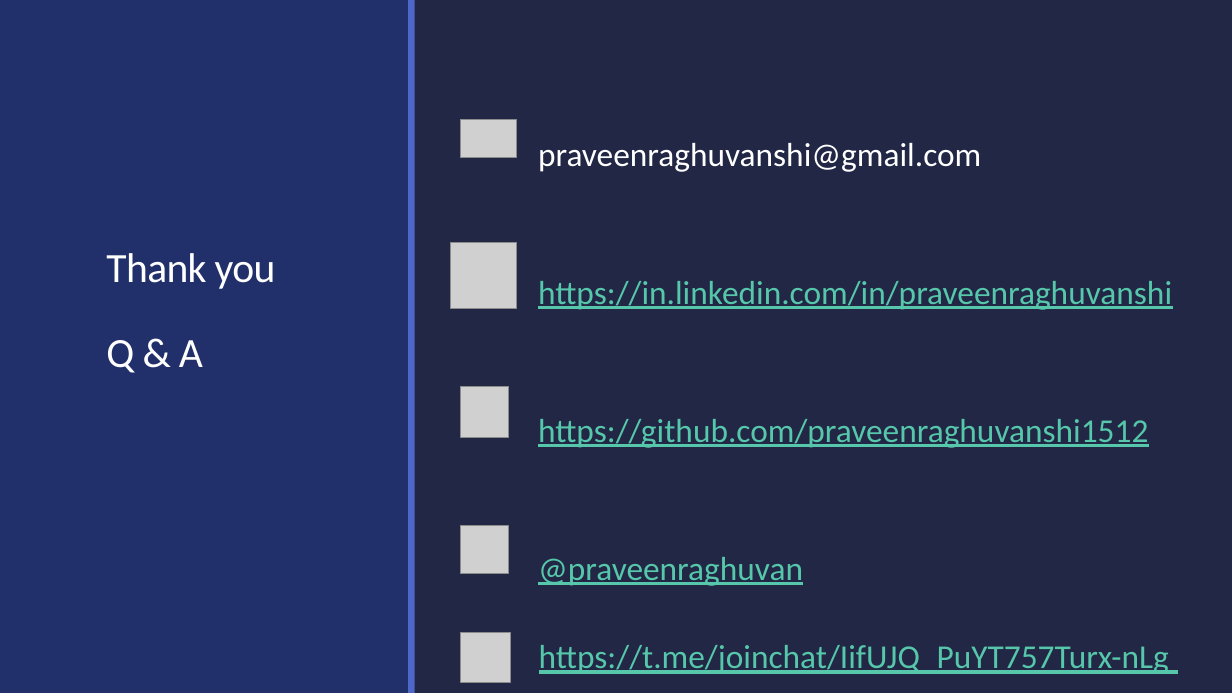
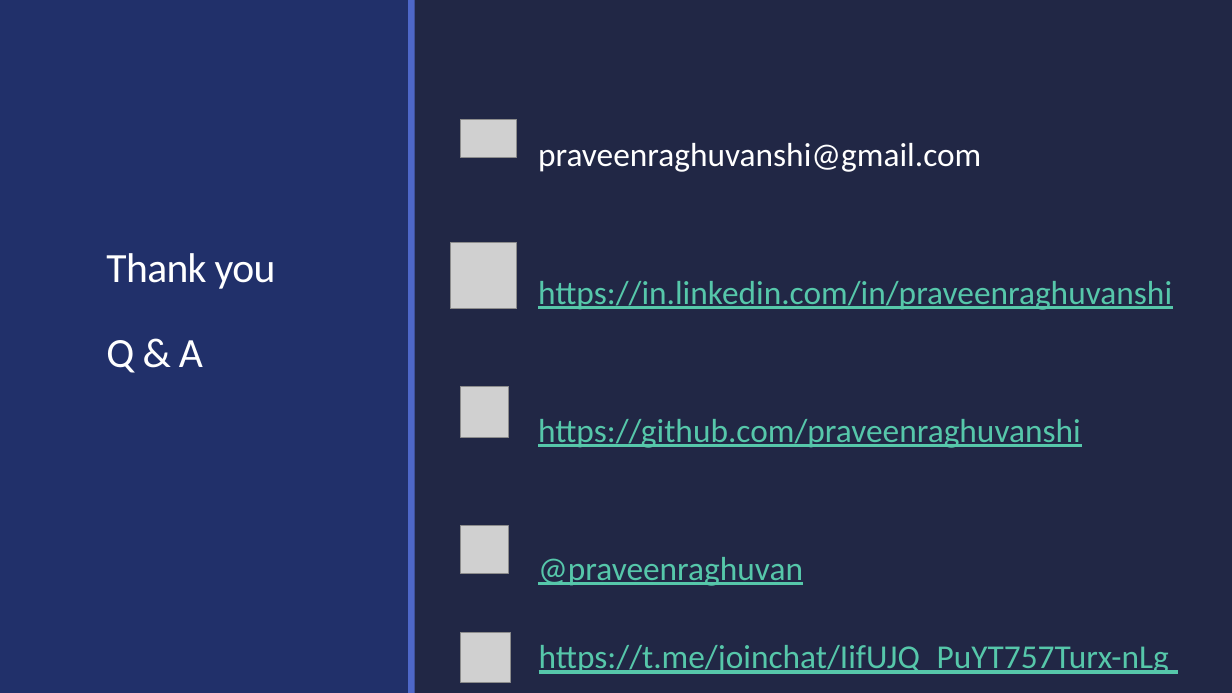
Before and after one commit to praveenraghuvanshi/tech-sessions, a slide deck: slide 19 of 31052020-virtualmlnet/virtualmlnet-2020.pptx. Drawn at 1232x693 pixels with LibreOffice and Linux fonts; fonts in the diff are those of the drawing; grey boxes stand for pictures. Boxes give left, top, right and bottom in pixels: in the first picture for what was removed or moved away, otherwise in the second. Text is boxed around its words. In the diff, an @@ line names an element or a change of style, - is before the commit and + after.

Commit message:
Updated reference to new github

```diff
--- a/31052020-virtualmlnet/virtualmlnet-2020.pptx
+++ b/31052020-virtualmlnet/virtualmlnet-2020.pptx
@@ text at (538,419,1081,448): text changed @@
-https://github.com/praveenraghuvanshi1512
+https://github.com/praveenraghuvanshi
```
Also in this commit, not shown: 1 other slide changed, 5 other files.
